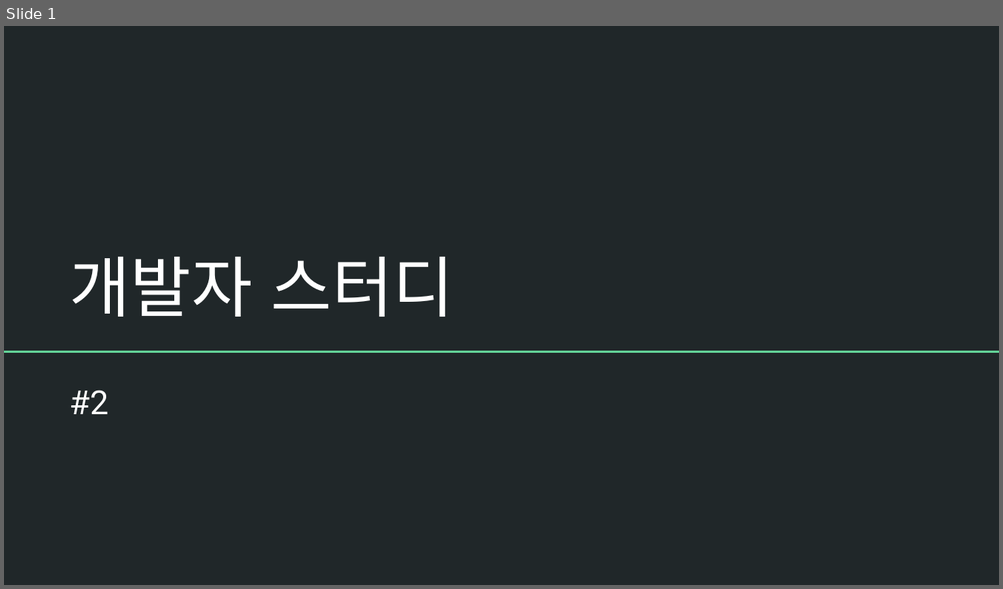
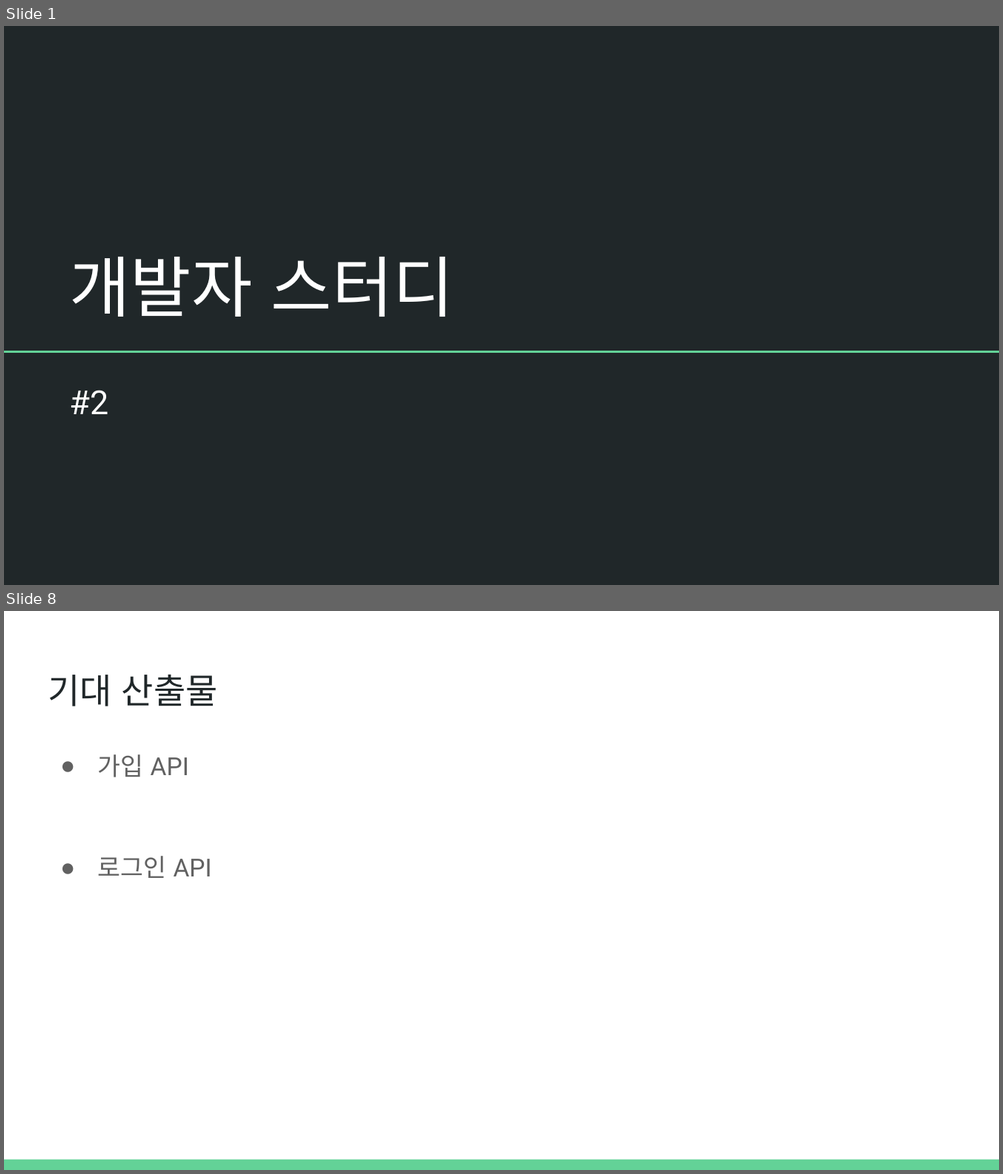
Before and after one commit to SJCEstudy/SJCEstudy_2025_Lecture, a slide deck: Server Lecture Material/개발자 스터디 #2.pptx. Shown one above the other, each under a label of ours: slide 1 before the commit, slides 1 and 8 after it; the slides between them are not shown. The pictures are 1003x589 and 1003x1174 pixels, drawn with LibreOffice and Linux fonts; fonts in the diff are those of the drawing. Boxes give left, top, right and bottom in pixels: in the first picture for what was removed or moved away, otherwise in the second. Text is boxed around its words. In the diff, an @@ line names an element or a change of style, - is before the commit and + after.

```diff
--- a/Server Lecture Material/개발자 스터디 #2.pptx
+++ b/Server Lecture Material/개발자 스터디 #2.pptx
@@ slide 8 added at [4, 611, 999, 1170], background #FFFFFF @@
@@ title added at [48, 675, 218, 706], 25.2 pt, text #202729 @@
+기대 산출물
@@ text added at [97, 755, 212, 878], 18 pt, text #616161 @@
+● 가입 API
+● 로그인 API
@@ rectangle added at [4, 1160, 999, 1170], fill #63D297 @@
```
Also in this commit, not shown: 3 slides changed, 18 other slides added, 1 other file.
